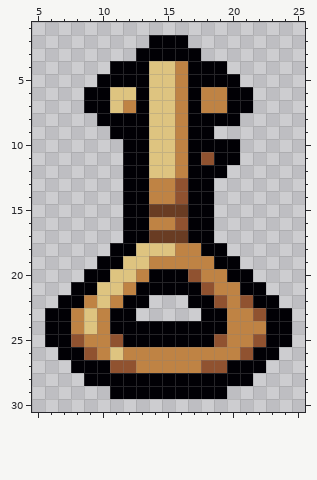
A pixel-art sprite gets an edit: resources/gfx/items/collectibles/collectibles_sisterskey.png. That is the earlier state.
The file is 32x32 pixels. Colours within 5 levels of each other are drawn and written as one. Shown: x 5..25, y 1..30.
Once edited:
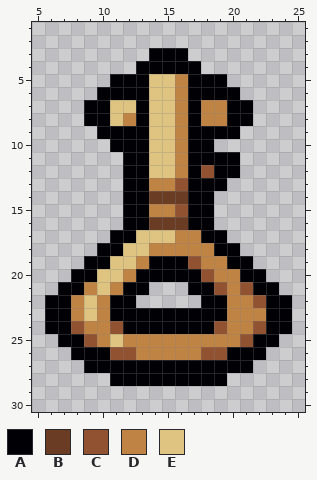
Palette (. is transparent): A #010005  B #693c23  C #905230  D #bf8344  E #dec480
Changes in this commit:
y 2: x 14..16 AAA -> ...
y 3: x 13 A -> .; x 17 A -> .
y 4: x 11..12 AA -> ..; x 14..16 EED -> AAA; x 18..19 AA -> ..
y 5: x 10 A -> .; x 20 A -> .
y 6: x 9 A -> .; x 11..12 EE -> AA; x 18..19 DD -> AA; x 21 A -> .
y 7: x 12 D -> E
y 8: x 9 . -> A; x 11..12 AA -> ED; x 18..19 AA -> DD; x 21 . -> A
y 9: x 10 . -> A; x 19..20 .. -> AA
y 10: x 11 . -> A; x 19..20 AA -> ..
y 11: x 18 C -> A
y 12: x 18 A -> C; x 20 . -> A
y 13: x 19 . -> A
y 14: x 14..16 DDC -> BBB
y 15: x 14..16 BBB -> DDC
y 16: x 14..16 DDC -> BBB
y 17: x 11 . -> A; x 13..17 ABBBA -> EEEDD; x 19 . -> A
y 18: x 10 . -> A; x 12 A -> E; x 14..15 EE -> DD; x 18 A -> D; x 20 . -> A
y 19: x 9 . -> A; x 11 A -> E; x 13..17 EDDDD -> DAAAC; x 19 A -> D; x 21 . -> A
y 20: x 8 . -> A; x 10 A -> E; x 12..13 ED -> DA; x 17..18 CD -> AC; x 20 A -> D; x 22 . -> A
y 21: x 7 . -> A; x 9 A -> D; x 11..12 ED -> DA; x 14..16 AAA -> ...; x 18..19 CD -> AC; x 21 A -> C; x 23 . -> A
y 22: x 6 . -> A; x 8..11 ADED -> DEDA; x 13 A -> .; x 17 A -> .; x 19 C -> A; x 21..22 CA -> DC; x 24 . -> A
y 23: x 13..17 ..... -> AAAAA; x 22 C -> D
y 24: x 8..9 DE -> CD; x 11 A -> C; x 19 A -> C; x 22 D -> C
y 25: x 6 A -> .; x 8..9 CD -> AC; x 11..19 CAAAAAAAC -> EDDDDDDDD; x 21..22 DC -> CA; x 24 A -> .
y 26: x 7 A -> .; x 9..12 CDED -> AACC; x 18..21 DDDC -> CCAA; x 23 A -> .
y 27: x 8 A -> .; x 11..19 CCDDDDDCC -> AAAAAAAAA; x 22 A -> .
y 28: x 9..10 AA -> ..; x 20..21 AA -> ..
y 29: x 11..19 AAAAAAAAA -> .........
Where, in picture pixels (left, top, right, bottom), the same in both pictures:
changed: (45, 35, 292, 399)
